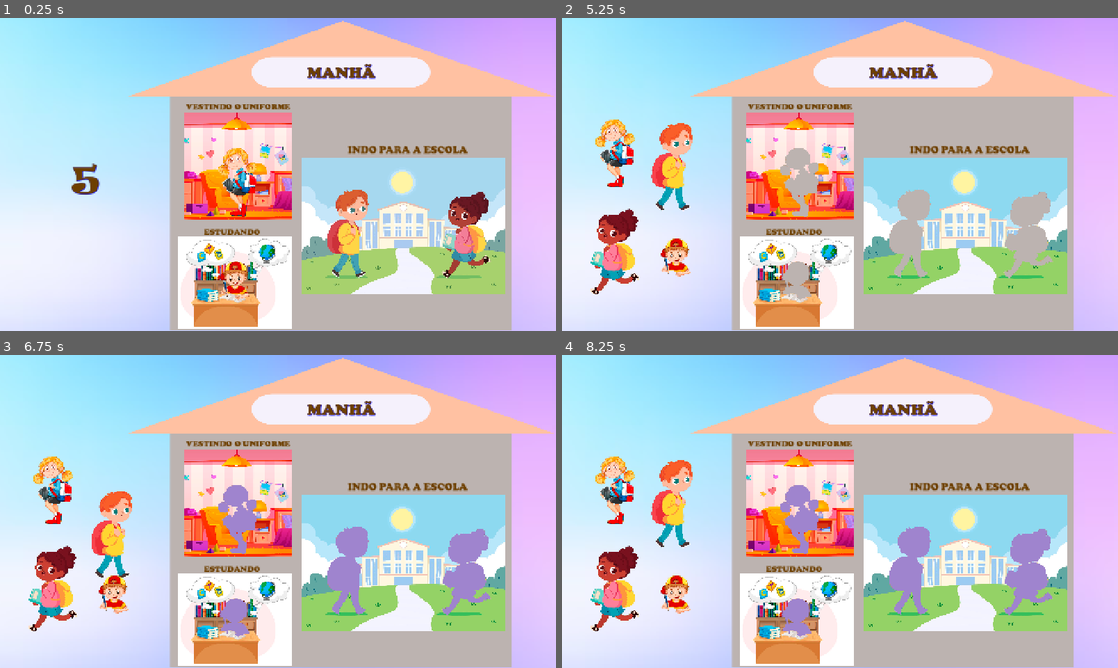
Above: before the commit, frames 1-4 (two rows, left to right).
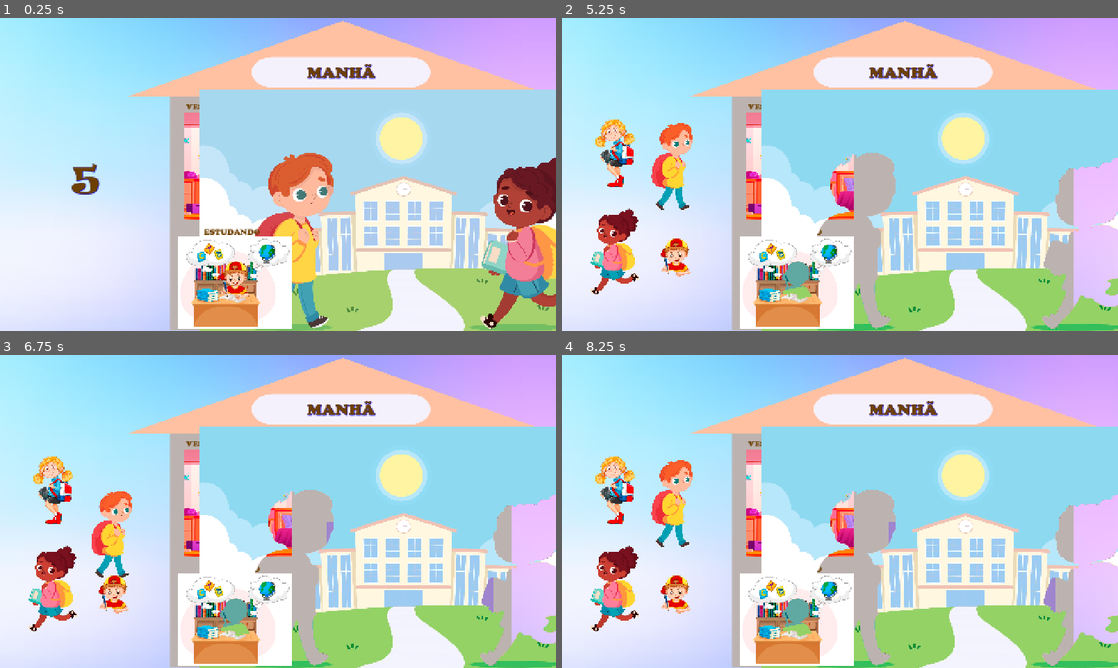
Above: after the commit, the same moments.

Repository: andersonritta/minha_rotina_1
Game: Godot game, scene res://Levels/Level_2.tscn
Same seed, same stepped clock (60 frames per second), same inputs: the game is played once before the commit and once after it. This scene is started directly instead of the project's main scene.
Inputs (mouse positions are in pixels of both pictures, inside the frame that each line leads up to):
- Up to frame 1 (0.25 s): no input
- Up to frame 2 (5.25 s): tap Enter at 0.5, 2.75, 5 s; move the mouse to (962, 158) at 0.52 s; click (962, 158) at 0.67 s; drag from (728, 190) to (812, 237) at 1.27 s; tap Space at 2, 3.5 s; move the mouse to (895, 105) at 2.02 s; click (895, 105) at 2.17 s; drag from (812, 237) to (673, 127) at 2.77 s; move the mouse to (1006, 221) at 3.52 s; click (1006, 221) at 3.67 s; drag from (673, 127) to (756, 96) at 4.27 s; move the mouse to (867, 174) at 5.02 s; click (867, 174) at 5.17 s
- Up to frame 3 (6.75 s): tap Space at 5.75 s; drag from (50, 489) to (50, 589) at 5.77 s; drag from (111, 505) to (111, 592) at 6.52 s
- Up to frame 4 (8.25 s): drag from (612, 589) to (673, 505) at 7.27 s; move the mouse to (673, 592) at 8.02 s; click (673, 592) at 8.17 s

The runs differ from the first frame. In frame 1, 39% of the frame differs, in the area x 35-100%, y 22-100%; in frame 2, 33%; in frame 3, 33%; in frame 4, 33%.

Commit message:
Imagens comprimidas para melhorar performance

Diff:
--- a/game/Levels/Level_2.tscn
+++ b/game/Levels/Level_2.tscn
@@ -123,7 +123,7 @@
 
 [node name="puzzle2_full" type="Sprite2D" parent="ParallaxBackground/ParallaxLayer" groups=["level_end", "level_start", "show_hint2"]]
 position = Vector2(990, 510)
-scale = Vector2(0.167, 0.167)
+scale = Vector2(0.334, 0.334)
 texture = ExtResource("6_dbc5v")
 
 [node name="Label Puzzle3" type="Label" parent="ParallaxBackground/ParallaxLayer"]
@@ -275,7 +275,7 @@
 [node name="puzzle2_transparent" type="Sprite2D" parent="." groups=["puzzle"]]
 z_index = 1
 position = Vector2(990, 510)
-scale = Vector2(0.167, 0.167)
+scale = Vector2(0.334, 0.334)
 texture = ExtResource("12_x6a2d")
 
 [node name="puzzle2_dropabble_1" type="StaticBody2D" parent="." groups=["dropable", "puzzle", "puzzle_2_piece_1"]]
--- a/game/Levels/Level_3.tscn
+++ b/game/Levels/Level_3.tscn
@@ -148,7 +148,7 @@
 
 [node name="puzzle3_full" type="Sprite2D" parent="ParallaxBackground/ParallaxLayer" groups=["level_end", "level_start", "show_hint2"]]
 position = Vector2(1010, 506)
-scale = Vector2(0.12, 0.12)
+scale = Vector2(0.24, 0.24)
 texture = ExtResource("6_y58m1")
 
 [node name="PanelContainer" type="PanelContainer" parent="ParallaxBackground/ParallaxLayer" groups=["level_end"]]
@@ -281,7 +281,7 @@
 [node name="puzzle2_transparent" type="Sprite2D" parent="." groups=["puzzle"]]
 z_index = 1
 position = Vector2(1010, 506)
-scale = Vector2(0.12, 0.12)
+scale = Vector2(0.24, 0.24)
 texture = ExtResource("10_b7oya")
 
 [node name="puzzle2_piece_1" type="Node2D" parent="." groups=["puzzle", "puzzle_2_piece_1"]]
--- a/game/Levels/Level_4.tscn
+++ b/game/Levels/Level_4.tscn
@@ -103,7 +103,7 @@
 
 [node name="puzzle1_full" type="Sprite2D" parent="ParallaxBackground/ParallaxLayer" groups=["level_end", "level_start", "show_hint2"]]
 position = Vector2(651, 350)
-scale = Vector2(0.033, 0.033)
+scale = Vector2(0.231, 0.231)
 texture = ExtResource("4_etm6j")
 
 [node name="Label Puzzle2" type="Label" parent="ParallaxBackground/ParallaxLayer"]
@@ -248,7 +248,7 @@
 [node name="puzzle1_transparent" type="Sprite2D" parent="." groups=["puzzle"]]
 z_index = 1
 position = Vector2(651, 350)
-scale = Vector2(0.033, 0.033)
+scale = Vector2(0.231, 0.231)
 texture = ExtResource("10_5pqm8")
 
 [node name="puzzle1_piece_1" type="Node2D" parent="." groups=["puzzle", "puzzle_1_piece_1"]]
@@ -257,7 +257,7 @@
 script = ExtResource("14_nbdlk")
 
 [node name="Sprite2D" type="Sprite2D" parent="puzzle1_piece_1"]
-scale = Vector2(0.033, 0.033)
+scale = Vector2(0.264, 0.264)
 texture = ExtResource("15_ef48p")
 
 [node name="Area2D" type="Area2D" parent="puzzle1_piece_1"]
@@ -293,7 +293,7 @@
 script = ExtResource("14_nbdlk")
 
 [node name="Sprite2D" type="Sprite2D" parent="puzzle1_piece_2"]
-scale = Vector2(0.033, 0.033)
+scale = Vector2(0.264, 0.264)
 texture = ExtResource("16_gqkj3")
 
 [node name="Area2D" type="Area2D" parent="puzzle1_piece_2"]
Not shown: 1 places in game/Levels/Level_1.tscn that only renumber resources
Not shown: 1 places in game/Levels/Level_2.tscn that only renumber resources
Not shown: 1 places in game/Levels/Level_3.tscn that only renumber resources
Not shown: 1 places in game/Levels/Level_4.tscn that only renumber resources
Not shown: 1 places in game/Menu/menu_inicial.tscn that only renumber resources
Not shown, changed: game/export_presets.cfg
Not shown, changed: Minha Rotina.apk
Not shown, added: Minha Rotina.apk.idsig
